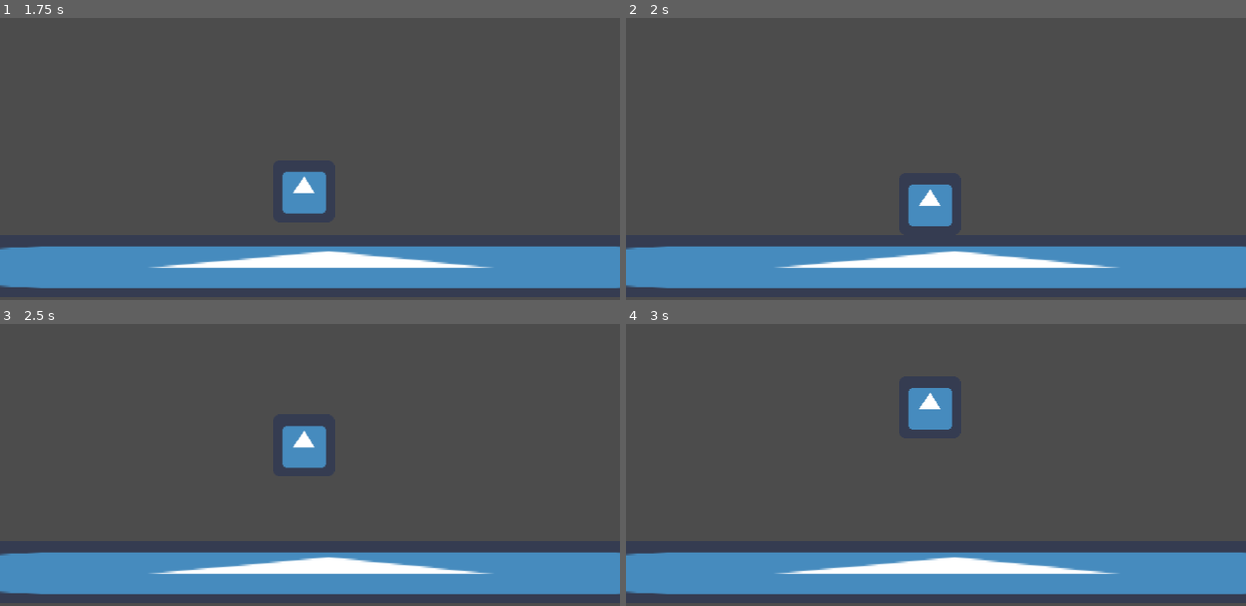
Above: before the commit, frames 1-4 (two rows, left to right).
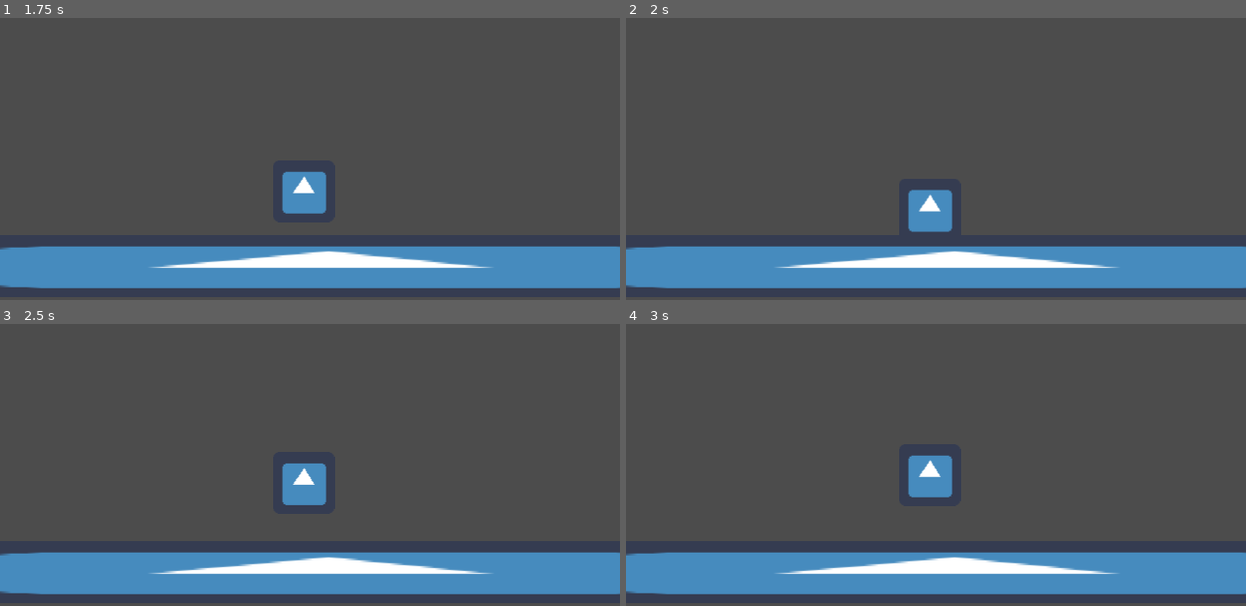
Above: after the commit, the same moments.

Repository: przennek/groundZero
Game: Godot game, scene res://main.tscn
The game is run twice, just before and just after one commit, with the same random seed, the same clock (stepped at 60 frames per second) and the same inputs. The engine's default icon, where the game draws it, is replaced by a stand-in: a white triangle on a blue panel in a dark square.
Inputs:
- Up to frame 1 (1.75 s): no input
- Up to frame 2 (2 s): no input
- Up to frame 3 (2.5 s): no input
- Up to frame 4 (3 s): no input

Frame 1 is identical in both runs. In frame 2, 0.4% of the frame differs, in the area x 45-53%, y 59-76%; in frame 3, 1.9%; in frame 4, 2.1%, in the area x 45-53%, y 22-62%.

Commit message:
working movment

Diff:
--- a/kloc.gd
+++ b/kloc.gd
@@ -1,6 +1,7 @@
 extends RigidBody2D
 
 var MOVE_SPEED = 1000;
+var velocity = Vector2()
 
 func _ready():
 	# Called every time the node is added to the scene.
@@ -12,14 +13,14 @@
 #	# Update game logic here.
 #	pass
 
-func _process(delta):
+func _physics_process(delta):
 	var which = get_name()
 	# move up and down based on input
 	if Input.is_action_pressed(which+"_move_up") and position.y > 0:
-		position.y -= MOVE_SPEED * delta
+		apply_impulse( Vector2(0,0),  Vector2( 0, -MOVE_SPEED * delta))
 	if Input.is_action_pressed(which+"_move_down") and position.y < get_viewport_rect().size.y:
-		position.y += MOVE_SPEED * delta
+		apply_impulse( Vector2(0,0),  Vector2( 0, MOVE_SPEED * delta))
 	if Input.is_action_pressed(which+"_move_left") and position.x > 0:
-		position.x -= MOVE_SPEED * delta
+		apply_impulse( Vector2(0,0),  Vector2( -MOVE_SPEED * delta, 0))
 	if Input.is_action_pressed(which+"_move_right") and position.x < get_viewport_rect().size.x:
-		position.x += MOVE_SPEED * delta
+		apply_impulse( Vector2(0,0),  Vector2( MOVE_SPEED * delta, 0))
--- a/main.tscn
+++ b/main.tscn
@@ -16,7 +16,7 @@
 
 position = Vector2( 313.573, 228.255 )
 friction = 0.0
-bounce = 1.0
+bounce = 0.6
 script = ExtResource( 2 )
 
 [node name="floor" parent="Node" index="1" instance=ExtResource( 3 )]
